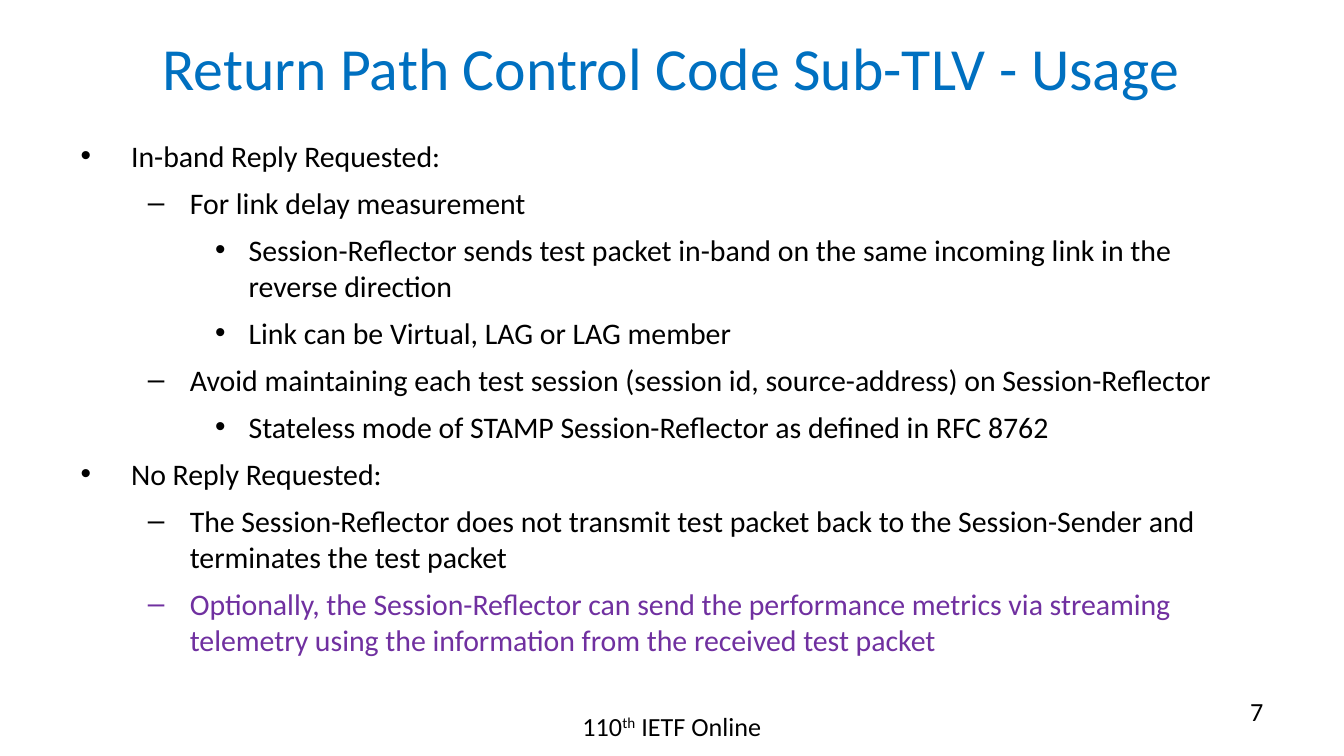
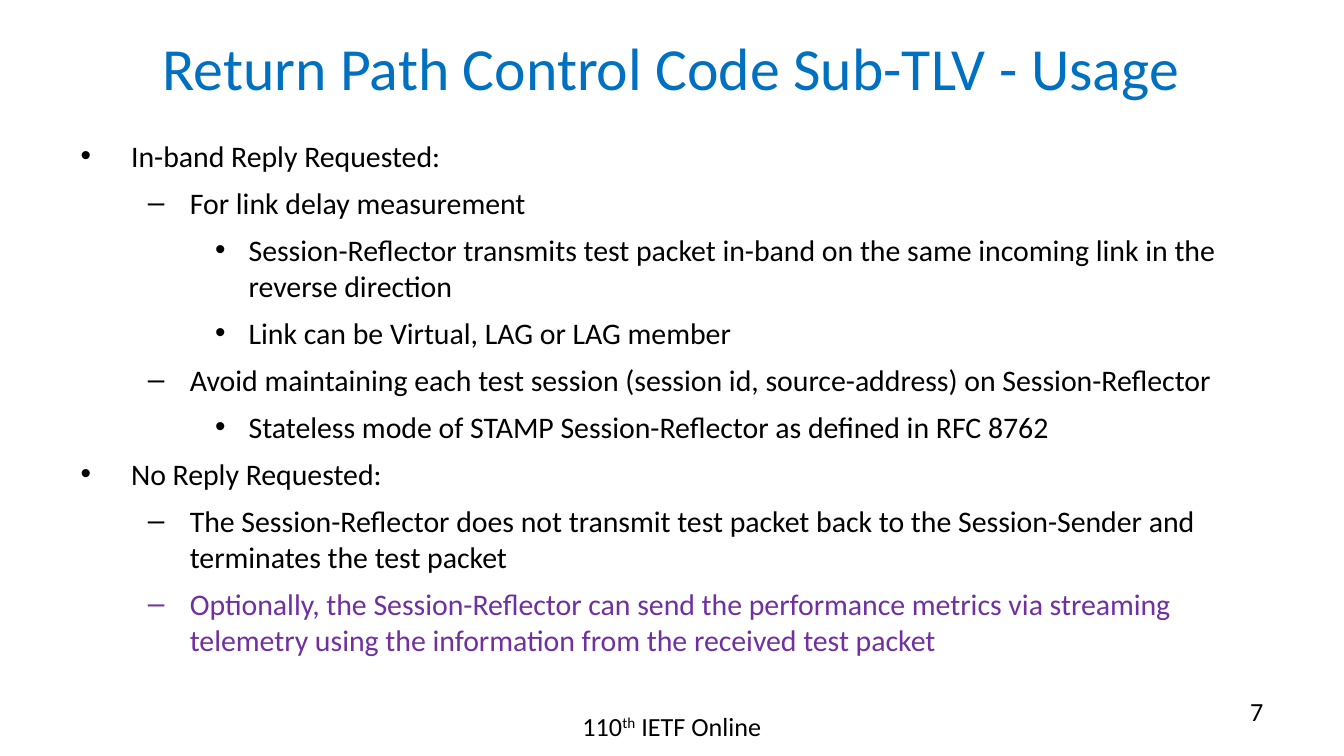
Before and after one commit to rakgandhi/ietf-slides, a slide deck: slide 7 of draft-gandhi-ippm-stamp-srpm-02.pptx. Drawn at 1344x756 pixels with LibreOffice and Linux fonts; fonts in the diff are those of the drawing. Boxes give left, top, right and bottom in pixels: in the first picture for what was removed or moved away, otherwise in the second. Text is boxed around its words. In the diff, an @@ line names an element or a change of style, - is before the commit and + after.

```diff
--- a/draft-gandhi-ippm-stamp-srpm-02.pptx
+++ b/draft-gandhi-ippm-stamp-srpm-02.pptx
@@ text at <box>249,240,1215,298</box>: text changed @@
-    • Session-Reflector sends test packet in-band on the same incoming link in the reverse direction
+    • Session-Reflector transmits test packet in-band on the same incoming link in the reverse direction
```
Also in this commit, not shown: 1 other slide changed, 3 other files.
